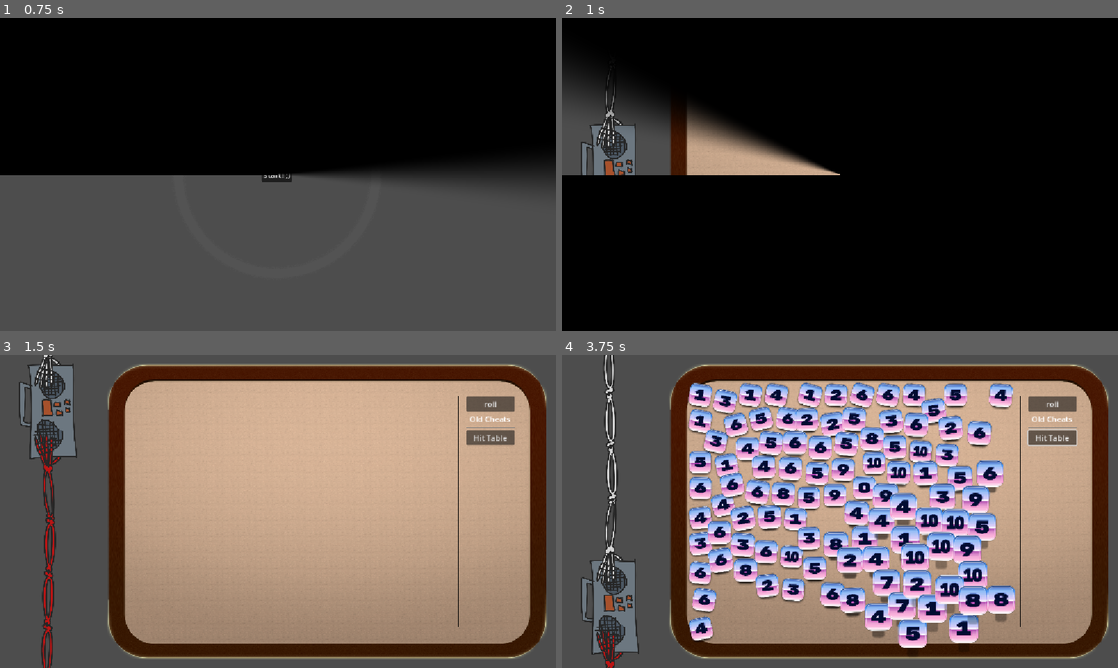
Above: before the commit, frames 1-4 (two rows, left to right).
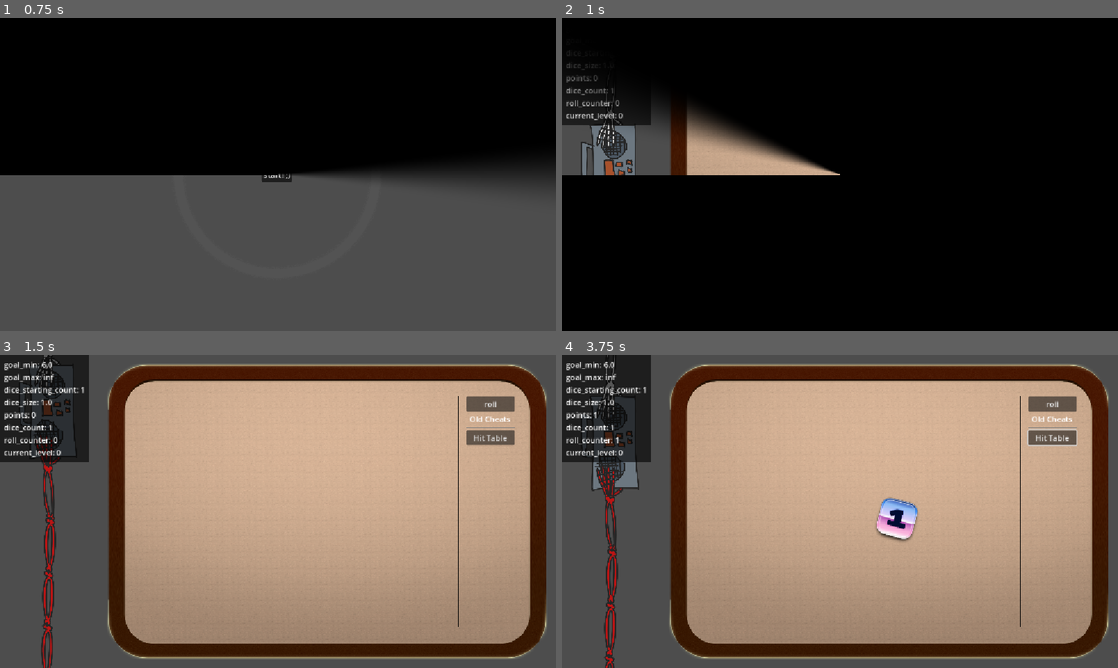
Above: after the commit, the same moments.

Repository: vhoyer/ludum_dare_60
Game: Godot game, scene res://stages/main_menu/main_menu.tscn
Two runs of this game, one before a commit and one after it. Both use one fixed random seed, a clock stepped at 60 frames per second and the inputs below.
Inputs (mouse positions are in pixels of both pictures, inside the frame that each line leads up to):
- Up to frame 1 (0.75 s): click "start! ,)" at 0.5 s
- Up to frame 2 (1 s): no input
- Up to frame 3 (1.5 s): move the mouse to (400, 495) at 1.27 s; hold Right (ui_right) from 1.28 s (still down); tap K at 1.35 s; click (400, 495) at 1.42 s
- Up to frame 4 (3.75 s): release Right (ui_right) at 2 s; click "roll" at 2 s; click "Hit Table" at 2.75 s; move the mouse to (728, 527) at 3.52 s; hold Down (ui_down) from 3.53 s (still down); tap K at 3.6 s

Frame 1 is identical in both runs. In frame 2, 1.2% of the frame differs, in the area x 0-16%, y 14-35%; in frame 3, 4.6%; in frame 4, 42%, in the area x 0-82%, y 0-100%.

Commit message:
✨ Only pass the points after all dice settled

Diff:
--- a/auto_loads/levels_manager/game_level.gd
+++ b/auto_loads/levels_manager/game_level.gd
@@ -3,7 +3,10 @@
 
 
 @export
-var goal: float = 6.0
+var goal_min: float = -INF
+
+@export
+var goal_max: float = INF
 
 @export
 var dice_starting_count: int = 1
--- a/auto_loads/levels_manager/levels_manager.tscn
+++ b/auto_loads/levels_manager/levels_manager.tscn
@@ -8,12 +8,11 @@
 
 [node name="GameLevel1" type="Node" parent="." unique_id=275224358]
 script = ExtResource("1_3gud8")
-dice_starting_count = 100
-dice_size = 0.6
+goal_min = 6.0
 metadata/_custom_type_script = "uid://c6nhi0n7ir0mk"
 
 [node name="GameLevel2" type="Node" parent="." unique_id=1620483075]
 script = ExtResource("1_3gud8")
-goal = 12.0
+goal_min = 12.0
 dice_starting_count = 2
 metadata/_custom_type_script = "uid://c6nhi0n7ir0mk"
--- a/components/game_dice/game_dice.gd
+++ b/components/game_dice/game_dice.gd
@@ -5,7 +5,7 @@
 const ROTATION_RANGE = 18
 
 
-signal roll_finished()
+signal roll_finished(result: int)
 
 signal _model_updated()
 
@@ -111,7 +111,7 @@
 	tween.tween_callback(func():
 		_rolling = false
 		sprite_dice.frame = result
-		roll_finished.emit()
+		roll_finished.emit(result)
 		pass)
 
 	self.apply_impulse(throw_direction.normalized() * throw_force)
@@ -130,7 +130,7 @@
 	tween.tween_callback(func():
 		_rolling = false
 		sprite_dice.frame = result
-		roll_finished.emit()
+		roll_finished.emit(result)
 		pass)
 
 
--- a/components/game_save_data/game_save_data.gd
+++ b/components/game_save_data/game_save_data.gd
@@ -14,6 +14,12 @@
 	set(value):
 		self._set_item('dice_count', value)
 
+var roll_counter: int:
+	get():
+		return self._get_item('roll_counter', 0)
+	set(value):
+		self._set_item('roll_counter', value)
+
 var current_level: int:
 	get():
 		return self._get_item('current_level', 0)
--- /dev/null
+++ b/stages/main/debug_label.gd
@@ -0,0 +1,20 @@
+extends Label
+
+func _ready() -> void:
+	if !OS.is_debug_build():
+		self.hide()
+		return
+
+	SaveManager.data.watch(self, ['points', 'current_level', 'roll_counter', 'dice_count'], func():
+		self.text = "\n".join(["""
+goal_min: {goal_min}
+goal_max: {goal_max}
+dice_starting_count: {dice_starting_count}
+dice_size: {dice_size}
+""".strip_edges().format(LevelsManager.current), """
+points: {points}
+dice_count: {dice_count}
+roll_counter: {roll_counter}
+current_level: {current_level}
+""".strip_edges().format(SaveManager.data)])
+		pass)
--- a/stages/main/main.gd
+++ b/stages/main/main.gd
@@ -29,16 +29,15 @@
 
 func _ready() -> void:
 	SaveManager.data.watch(self, ['points', 'current_level'], func():
-		tug_of_war.value = SaveManager.data.points / LevelsManager.current.goal
+		tug_of_war.value = SaveManager.data.points / LevelsManager.current.goal_min
 		pass)
 
 
 func _on_roll_button_button_down() -> void:
 	VHDUtils.remove_children(dices_group)
+	AudioEventBus.emit(AudioEventBus.Id.DICE_ROLL_REQUESTED)
 
-	SaveManager.data.points = 0
-
-	AudioEventBus.emit(AudioEventBus.Id.DICE_ROLL_REQUESTED)
+	var points: int = 0
 
 	for _i: int in SaveManager.data.dice_count:
 		var dice: GameDice = GAME_DICE_SCENE.instantiate()
@@ -53,22 +52,24 @@
 			_throw_direction.rotated(randf() * _throw_direction_variation_rad * 2 - _throw_direction_variation_rad),
 			_throw_force)
 
-		dice.roll_finished.connect(func():
-			SaveManager.data.points += value
-			pass,
-			CONNECT_ONE_SHOT)
+		await self.get_tree().create_timer(_throw_inbetween_interval).timeout
 
-		await self.get_tree().create_timer(_throw_inbetween_interval).timeout
+	for dice: GameDice in dices_group.get_children():
+		points += await dice.roll_finished
+
+	SaveManager.data.points = points
+	SaveManager.data.roll_counter += 1
+
 
 
 func _on_hit_table_button_button_down() -> void:
-	SaveManager.data.points = 0
+	var points: int = 0
 
 	for dice: GameDice in dices_group.get_children():
 		var value = randi() % 6 + 1
 		dice.reroll(value)
 
-		dice.roll_finished.connect(func():
-			SaveManager.data.points += value
-			pass,
-			CONNECT_ONE_SHOT)
+	for dice: GameDice in dices_group.get_children():
+		points += await dice.roll_finished
+
+	SaveManager.data.points = points
--- a/stages/main/main.tscn
+++ b/stages/main/main.tscn
@@ -6,7 +6,15 @@
 [ext_resource type="PackedScene" uid="uid://usqu7frh72wo" path="res://components/game_cursor/game_cursor.tscn" id="2_woy08"]
 [ext_resource type="PackedScene" uid="uid://kfbhin5nkdnx" path="res://components/game_table/game_table.tscn" id="5_no1gd"]
 [ext_resource type="Script" uid="uid://d161jm3n6y53c" path="res://components/game_cursor/cursor_on_parent.gd" id="6_4vbm2"]
+[ext_resource type="Script" uid="uid://bkm48xrdtc50e" path="res://stages/main/debug_label.gd" id="6_no1gd"]
 [ext_resource type="Resource" uid="uid://i1wcyjmq7t4p" path="res://components/game_cursor/cursors/hand.tres" id="7_no1gd"]
+
+[sub_resource type="StyleBoxFlat" id="StyleBoxFlat_no1gd"]
+content_margin_left = 8.0
+content_margin_top = 8.0
+content_margin_right = 8.0
+content_margin_bottom = 8.0
+bg_color = Color(0, 0, 0, 0.6)
 
 [sub_resource type="WorldBoundaryShape2D" id="WorldBoundaryShape2D_n26ti"]
 normal = Vector2(1, 0)
@@ -43,6 +51,15 @@
 anchor_mode = 0
 
 [node name="GameCursor" parent="Camera2D" unique_id=1907159996 instance=ExtResource("2_woy08")]
+
+[node name="CanvasLayer" type="CanvasLayer" parent="Camera2D" unique_id=2115178302]
+
+[node name="DebugLabel" type="Label" parent="Camera2D/CanvasLayer" unique_id=2041311537]
+offset_right = 107.0
+offset_bottom = 23.0
+theme_override_styles/normal = SubResource("StyleBoxFlat_no1gd")
+text = "DEBUG LABEL"
+script = ExtResource("6_no1gd")
 
 [node name="VBoxContainer2" type="VBoxContainer" parent="." unique_id=1559845026]
 layout_mode = 2
Not shown, added: stages/main/debug_label.gd.uid
